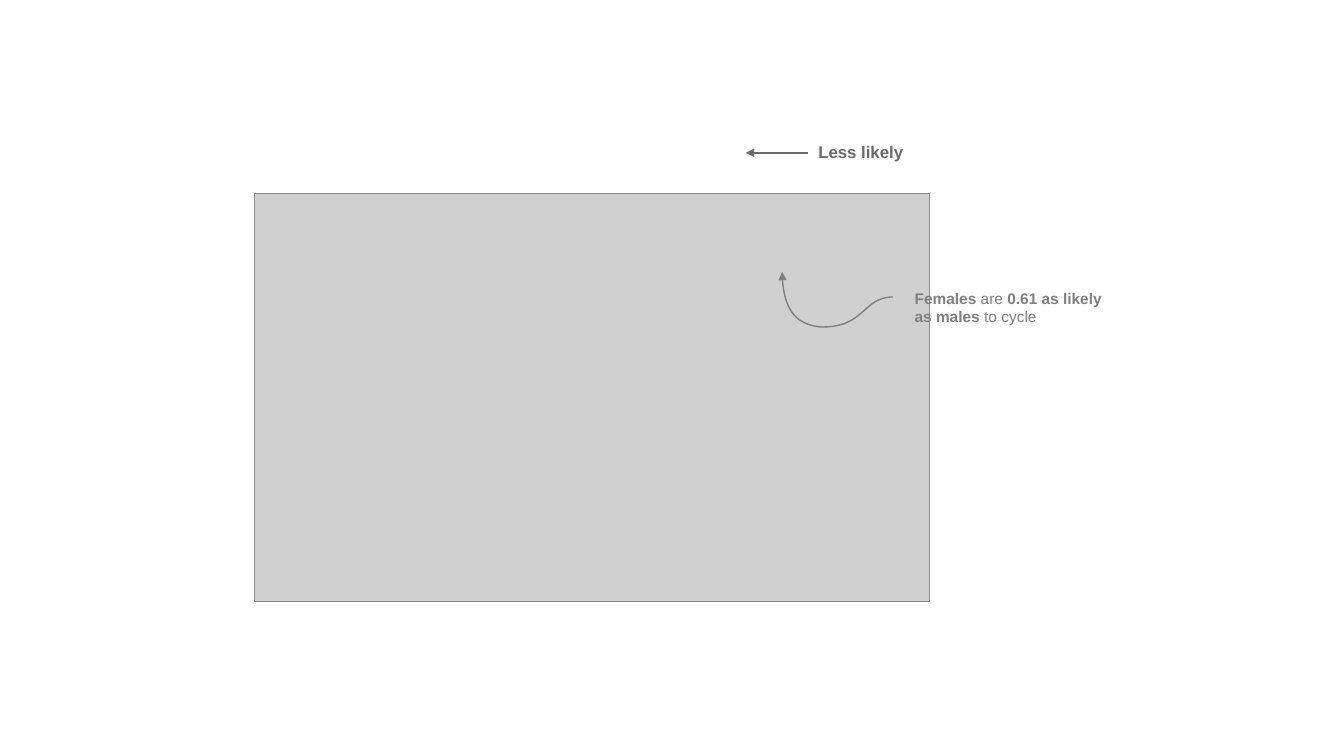
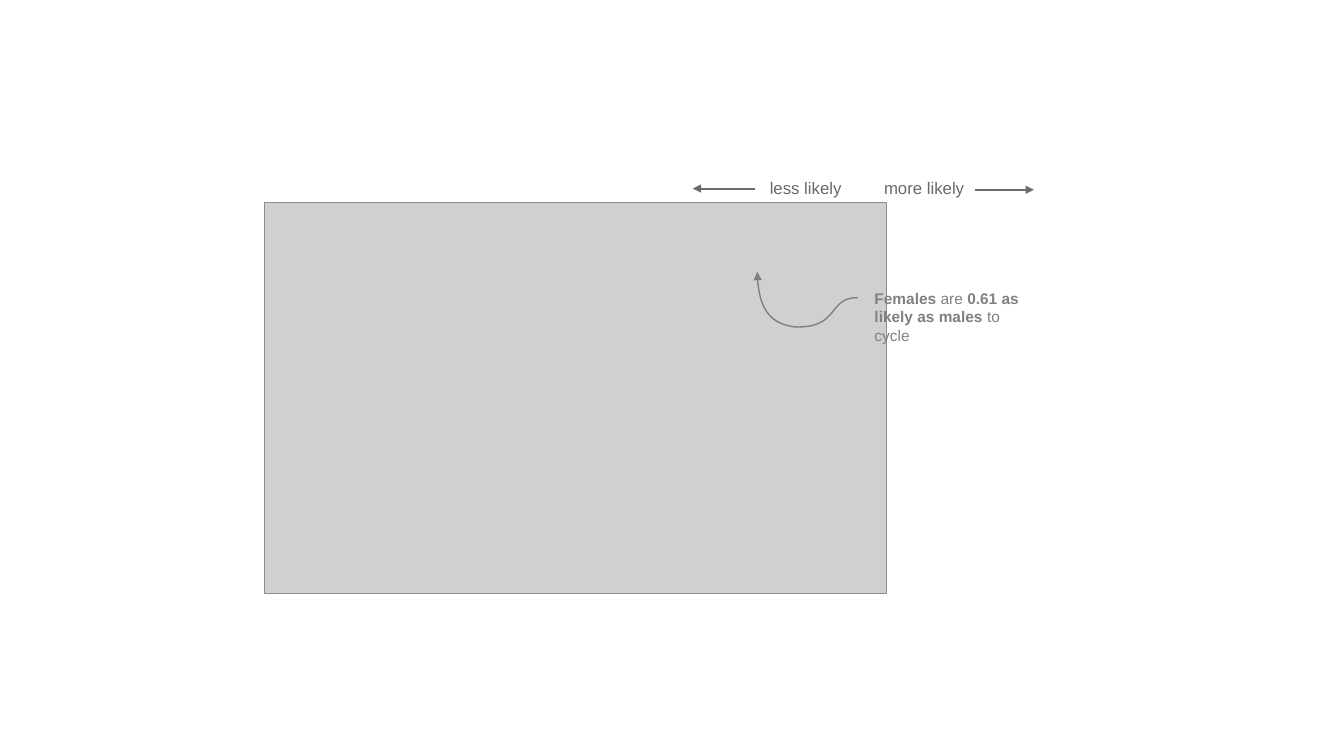
Before and after one commit to eugenividal/eugenividal.github.io, a slide deck: slide 1 of slides/Archive/RRs.pptx. Drawn at 1344x756 pixels with LibreOffice and Linux fonts; fonts in the diff are those of the drawing; grey boxes stand for pictures. Boxes give left, top, right and bottom in pixels: in the first picture for what was removed or moved away, otherwise in the second. Text is boxed around its words. In the diff, an @@ line names an element or a change of style, - is before the commit and + after.

```diff
--- a/slides/Archive/RRs.pptx
+++ b/slides/Archive/RRs.pptx
@@ picture: place and size @@
-picture at [255, 194, 931, 603]
+picture at [265, 203, 887, 594]
@@ arrow moved from (809, 153) - (746, 153) to (756, 189) - (693, 189) @@
@@ text at [770, 182, 841, 198]: text changed; bold off @@
-Less likely
+less likely
@@ text added at [884, 182, 964, 198], 12 pt, text #6A6A6A @@
+more likely
@@ arrow added from (976, 190) to (1034, 190), #6A6A6A 1.5 pt @@
@@ freeform shape: place and size @@
-freeform shape at [782, 272, 893, 328]
+freeform shape at [757, 272, 858, 328]
@@ text "Females are 0.61 as likely ..." rewrapped from [915, 291, 1102, 326] to [874, 291, 1019, 344] @@
```
Also in this commit, not shown: 2 other files.
